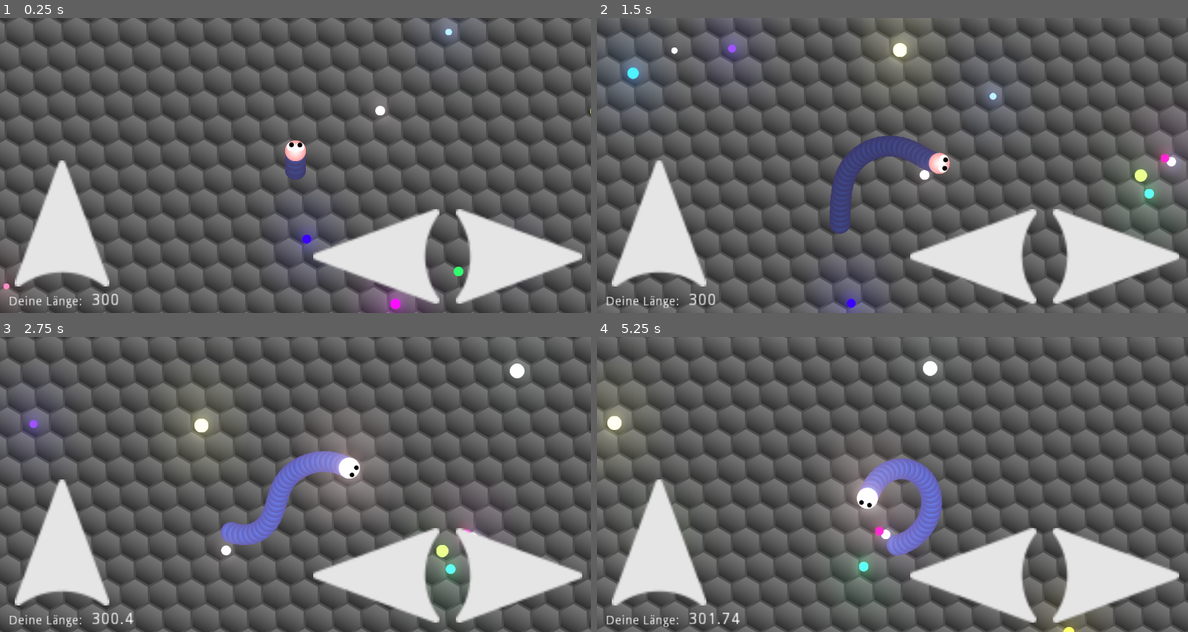
Above: before the commit, frames 1-4 (two rows, left to right).
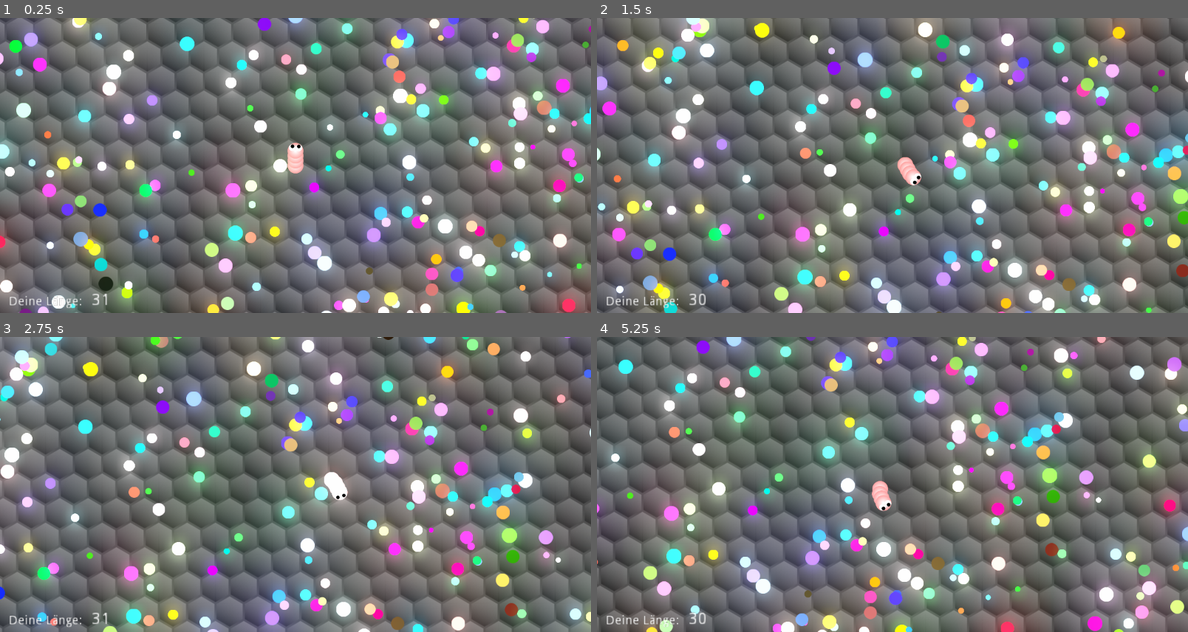
Above: after the commit, the same moments.

Repository: KarlZeilhofer/wurmio
Game: Godot game, scene res://Main.tscn
The game is run twice, just before and just after one commit, with the same random seed, the same clock (stepped at 60 frames per second) and the same inputs.
Inputs:
- Up to frame 1 (0.25 s): no input
- Up to frame 2 (1.5 s): hold Right (ui_right) 0.53-1.28 s; hold Space (ui_select) 0.53-1.28 s; hold Left (ui_left) from 1.28 s (still down); tap Space (ui_select) at 1.35 s
- Up to frame 3 (2.75 s): tap Space (ui_select) at 1.52, 1.82 s; release Left (ui_left) at 2.03 s; hold Right (ui_right) from 2.03 s (still down); hold Space (ui_select) from 2.03 s (still down)
- Up to frame 4 (5.25 s): release Right (ui_right) at 2.78 s; release Space (ui_select) at 2.78 s; hold Up (ui_up) 2.78-3.53 s; tap Space (ui_select) at 2.85, 3.02, 3.32, 4.35, 4.52, 4.82 s; hold Space (ui_select) 3.53-4.28 s; hold Left (ui_left) from 3.53 s (still down); hold Space (ui_select) from 5.03 s (still down)

The runs differ from the first frame. In frame 1, 53% of the frame differs, in the area x 0-100%, y 0-100%; in frame 2, 66%; in frame 3, 57%; in frame 4, 78%.

Commit message:
Arena-Umrandung, Schrumpfen beim Cruisen

Diff:
--- a/GameController.gd
+++ b/GameController.gd
@@ -6,13 +6,16 @@
 
 func _ready():
 	$FutterTimer.connect("timeout", self, "_on_FutterTimer_timeout")
+	$Wurm.connect("geschrumpft", self, "neues_futter")
 
-	for i in 1000:
+	for i in 10000:
 		neues_futter()
 
-func neues_futter():
+func neues_futter(pos:Vector2 = Vector2(0,0)):
 	var futter = futter_scene.instance()
-	futter.position = Vector2(randi()%8192 - 4096, randi()%8192 - 4096)
+	futter.position = pos
+	while futter.position == Vector2(0,0) or futter.position.length() > 3850:
+		futter.position = Vector2(randi()%8192 - 4096, randi()%8192 - 4096)
 	add_child(futter)
 
 func _on_FutterTimer_timeout():
@@ -23,4 +26,4 @@
 	if Input.is_action_pressed("ui_cancel"):
 		get_tree().quit()
 
-	$"/root/HUD/laenge".text = String($Wurm.laenge)
+	$"/root/HUD/laenge".text = String(int($Wurm.laenge))
--- a/Main.tscn
+++ b/Main.tscn
@@ -1,9 +1,10 @@
-[gd_scene load_steps=6 format=2]
+[gd_scene load_steps=7 format=2]
 
 [ext_resource path="res://GameController.gd" type="Script" id=1]
 [ext_resource path="res://images/background.png" type="Texture" id=2]
 [ext_resource path="res://Wurm.tscn" type="PackedScene" id=3]
 [ext_resource path="res://Futter.tscn" type="PackedScene" id=4]
+[ext_resource path="res://images/arena.png" type="Texture" id=5]
 
 [sub_resource type="Environment" id=1]
 background_mode = 4
@@ -21,6 +22,12 @@
 texture = ExtResource( 2 )
 stretch_mode = 2
 
+[node name="TextureRect" type="TextureRect" parent="Background"]
+margin_right = 40.0
+margin_bottom = 40.0
+rect_scale = Vector2( 2, 2 )
+texture = ExtResource( 5 )
+
 [node name="FutterTimer" type="Timer" parent="."]
 wait_time = 0.1
 autostart = true
--- a/Wurm.gd
+++ b/Wurm.gd
@@ -1,4 +1,7 @@
 extends Node2D
+
+signal geschrumpft(schwanzposition)
+
 
 export(PackedScene) var body_scene:PackedScene
 
@@ -6,13 +9,14 @@
 export var schnelligkeit2:float = 600 # pixe pro Sekunde
 export var winkelgeschwindigkeit:float = 0.8*PI # Radiant pro Sekunde
 
+
 var schnelligkeit:float = 0
 onready var kopf = $Kopf
 
 
 var screen_size:Vector2
 var bodies:Array
-var laenge = 300
+var laenge = 30
 var dicke:float = 1
 
 func _init():
@@ -20,6 +24,7 @@
 
 func _ready():
 	screen_size = get_viewport_rect().size
+
 	for i in laenge/10:
 		wachsen()
 
@@ -33,19 +38,29 @@
 	if Input.is_action_pressed("ui_select") or Input.is_action_pressed("ui_up"):
 		schnelligkeit = schnelligkeit2
 		modulate = Color(2,2,2)
+		laenge = laenge - 10*delta # Schrumpfen beim schnell fahren
+		laenge = clamp(laenge, 30, 1e9)
+		if laengeZuBodies(laenge) < bodies.size() :
+			schrumpfen()
+		if laenge <= 30:
+			schnelligkeit = schnelligkeit1
+			modulate = Color(1.2,1.2,1.2)
+
 	else:
 		schnelligkeit = schnelligkeit1
 		modulate = Color(1.2,1.2,1.2)
 
 	var geschwindigkeit:Vector2 = Vector2.UP.rotated(kopf.rotation) * schnelligkeit
 	kopf.position += geschwindigkeit * delta
+	if kopf.position.length() > 3900:
+		kopf.position = kopf.position.normalized()*3900
 #	kopf.position.x = clamp(kopf.position.x, 0, screen_size.x)
 #	kopf.position.y = clamp(kopf.position.y, 0, screen_size.y)
 	#$Kopf/Camera2D.offset = kopf.position
 
 	bewegen(delta)
 
-	#print(String(1/delta) + " fps, " + String(bodies.size()) + " bodies")
+	print(String(1/delta) + " fps, " + String(bodies.size()) + " bodies")
 
 
 func bewegen(delta):
@@ -54,7 +69,7 @@
 	if bodies.empty():
 		return
 
-	var segmentlaenge = 8*dicke
+	var segmentlaenge = 10*dicke
 	# Vektor von body_0 nach Kopf:
 	var r:Vector2
 
@@ -100,10 +115,19 @@
 	bodies.append(body)
 	add_child(body)
 
+	dicke = sqrt(sqrt(sqrt(laenge/30)))
 	for b in bodies:
-		dicke = sqrt(sqrt(sqrt(laenge/30)))
 		b.scale = Vector2(dicke,dicke)
 	$Kopf.scale = Vector2(dicke,dicke)
+
+func schrumpfen():
+	bodies.back().queue_free()
+	bodies.remove(bodies.size()-1)
+	emit_signal("geschrumpft", bodies.back().position)
+
+
+func laengeZuBodies(x):
+	return int(x/10)
 
 
 func _on_Kopf_area_entered(area):
@@ -111,11 +135,10 @@
 	# dies ist eine valide annahme
 	# wegen der collision layer (2) und collision mask (2)
 	var futter = area
-	print(futter.menge)
-	var tmp = laenge
+	#print(futter.menge)
 	laenge = laenge + futter.menge/5
 
-	if int(laenge/5) > int(tmp)/5 :
+	if laengeZuBodies(laenge) > bodies.size():
 		wachsen()
 
 	futter.queue_free()
--- a/WurmBody.tscn
+++ b/WurmBody.tscn
@@ -3,11 +3,9 @@
 [ext_resource path="res://images/body.png" type="Texture" id=1]
 
 [sub_resource type="CircleShape2D" id=1]
-radius = 29.0
+radius = 15.0
 
 [node name="Area2D" type="Area2D"]
-modulate = Color( 0.216064, 0.368322, 0.691406, 1 )
-self_modulate = Color( 0.980469, 0.321746, 0.271927, 1 )
 
 [node name="Sprite" type="Sprite" parent="."]
 scale = Vector2( 0.5, 0.5 )
--- a/autoload/HUD.tscn
+++ b/autoload/HUD.tscn
@@ -30,6 +30,7 @@
 text = "10"
 
 [node name="MarginContainer2" type="MarginContainer" parent="."]
+visible = false
 anchor_top = 1.0
 anchor_bottom = 1.0
 margin_top = -40.0
@@ -42,6 +43,7 @@
 action = "ui_up"
 
 [node name="MarginContainer" type="MarginContainer" parent="."]
+visible = false
 anchor_left = 1.0
 anchor_top = 1.0
 anchor_right = 1.0
--- a/project.godot
+++ b/project.godot
@@ -13,6 +13,8 @@
 config/name="Wurmio"
 config/description="Der Slither.io Clone für das lokale Netzwerk!"
 run/main_scene="res://Main.tscn"
+boot_splash/image="res://images/splash-screen.png"
+boot_splash/bg_color=Color( 0.196078, 0.180392, 0.180392, 1 )
 config/icon="res://icon.png"
 
 [autoload]
@@ -40,4 +42,5 @@
 [rendering]
 
 2d/options/use_nvidia_rect_flicker_workaround=true
+environment/default_clear_color=Color( 0.101961, 0.101961, 0.101961, 1 )
 environment/default_environment="res://default_env.tres"
Binary file added: images/arena.png
Not shown, added: images/arena.png.import
Binary file added: images/screenshot.png
Not shown, added: images/screenshot.png.import
Binary file added: images/splash-screen.png
Not shown, added: images/splash-screen.png.import
Not shown, added: images/splash-screen.svg
Not shown, added: images/splash-screen.svg.import
